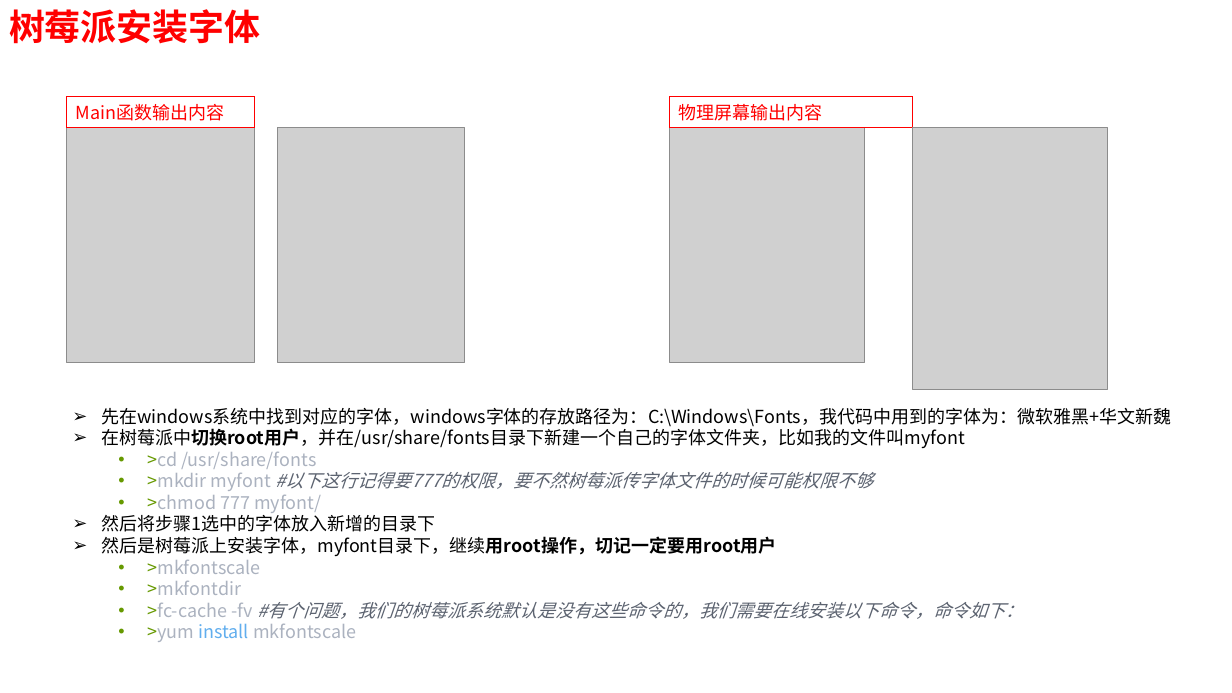
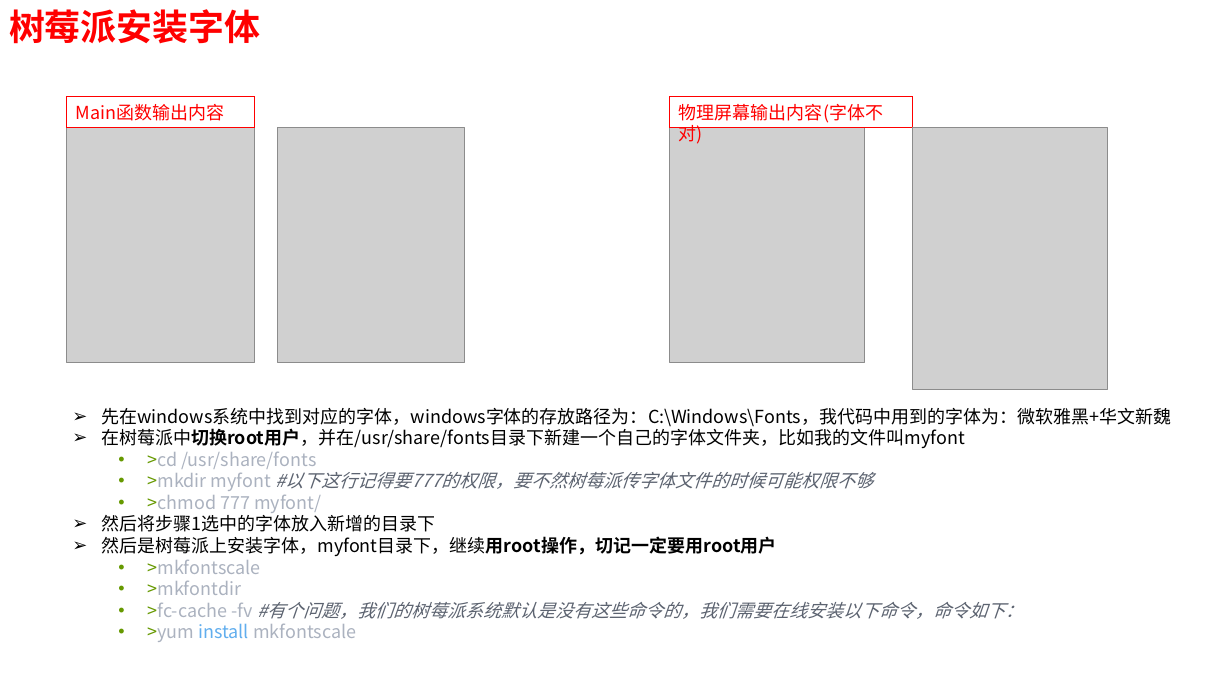
Before and after one commit to chenqide163/ST7735Driver_128x160_4bilibili, a slide deck: slide 6 of documents/讲解材料.pptx. Drawn at 1232x693 pixels with LibreOffice and Linux fonts; fonts in the diff are those of the drawing; grey boxes stand for pictures. Boxes give left, top, right and bottom in pixels: in the first picture for what was removed or moved away, otherwise in the second. Text is boxed around its words. In the diff, an @@ line names an element or a change of style, - is before the commit and + after.

Commit message:
更新代码

```diff
--- a/documents/讲解材料.pptx
+++ b/documents/讲解材料.pptx
@@ text in rectangle at (679, 104, 883, 144): text changed @@
-物理屏幕输出内容
+物理屏幕输出内容(字体不对)
```
